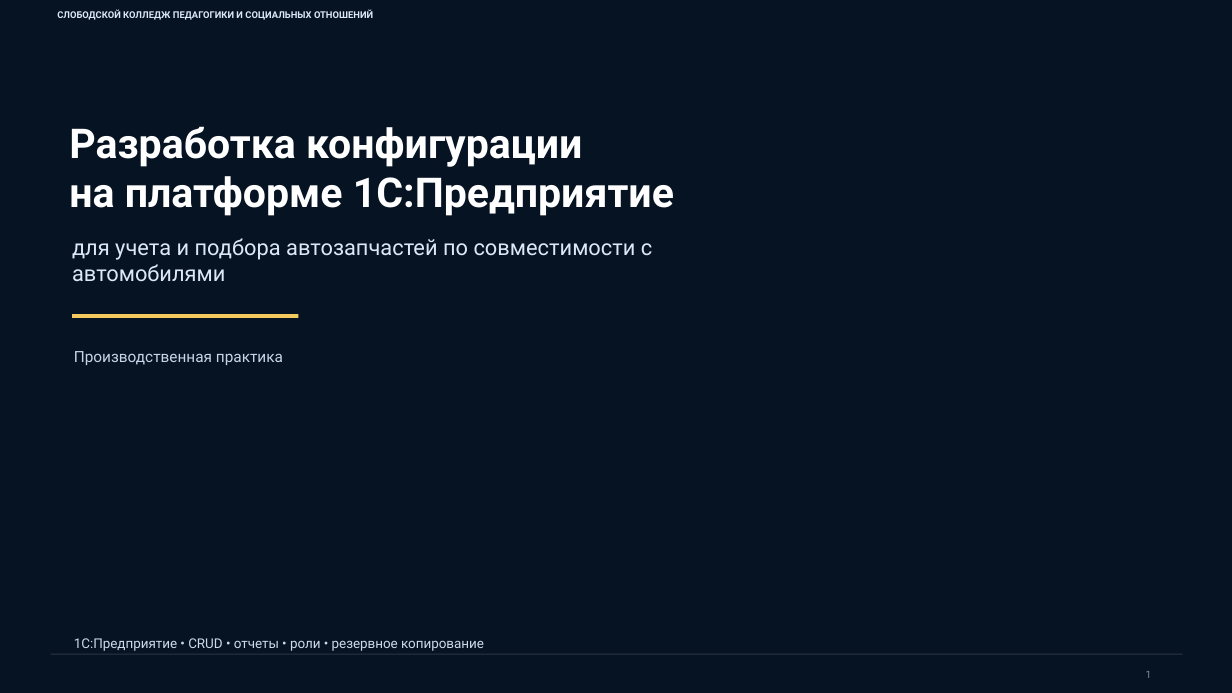
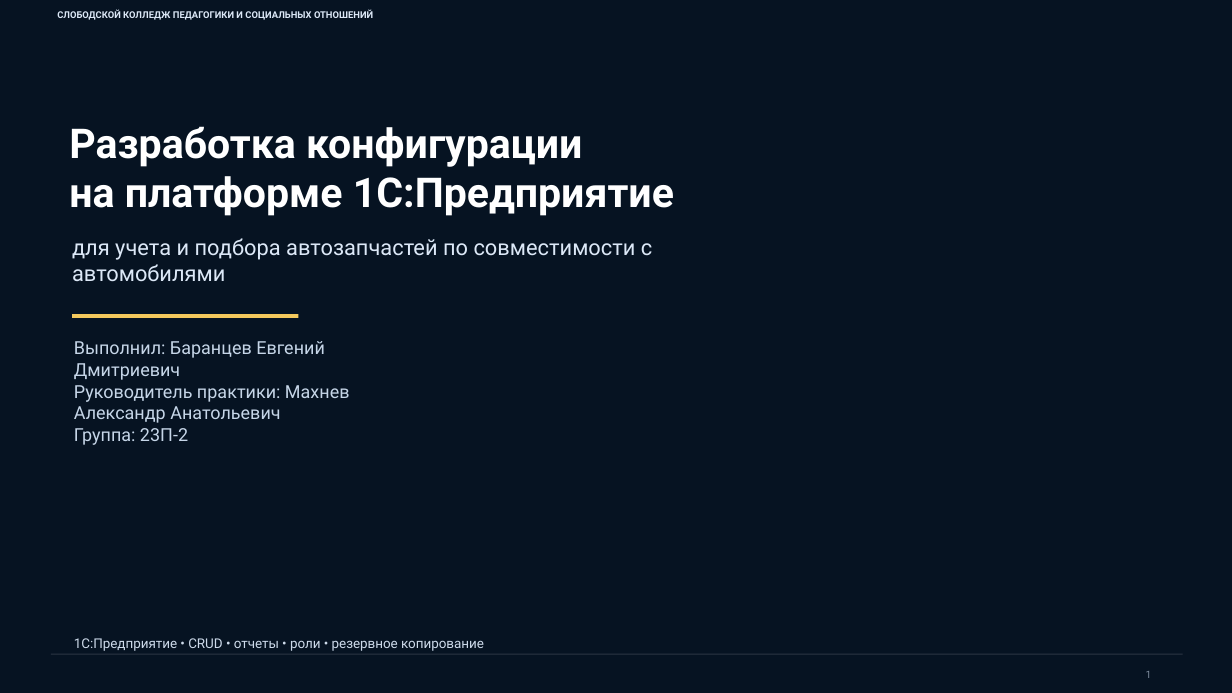
Before and after one commit to experienceLuv/ProPM11, a slide deck: slide 1 of DOCUMENT/ПРЕЗЕНТАЦИЯ.pptx. Drawn at 1232x693 pixels with LibreOffice and Linux fonts; fonts in the diff are those of the drawing; background and template pictures are left out. Boxes give left, top, right and bottom in pixels: in the first picture for what was removed or moved away, otherwise in the second. Text is boxed around its words. In the diff, an @@ line names an element or a change of style, - is before the commit and + after.

```diff
--- a/DOCUMENT/ПРЕЗЕНТАЦИЯ.pptx
+++ b/DOCUMENT/ПРЕЗЕНТАЦИЯ.pptx
@@ text at bbox=[74, 341, 350, 445]: text changed; size 12 to 14 pt @@
-Производственная практика
+Выполнил: Баранцев Евгений Дмитриевич
+Руководитель практики: Махнев Александр Анатольевич
+Группа: 23П-2
```
Also in this commit, not shown: 4 other files.
